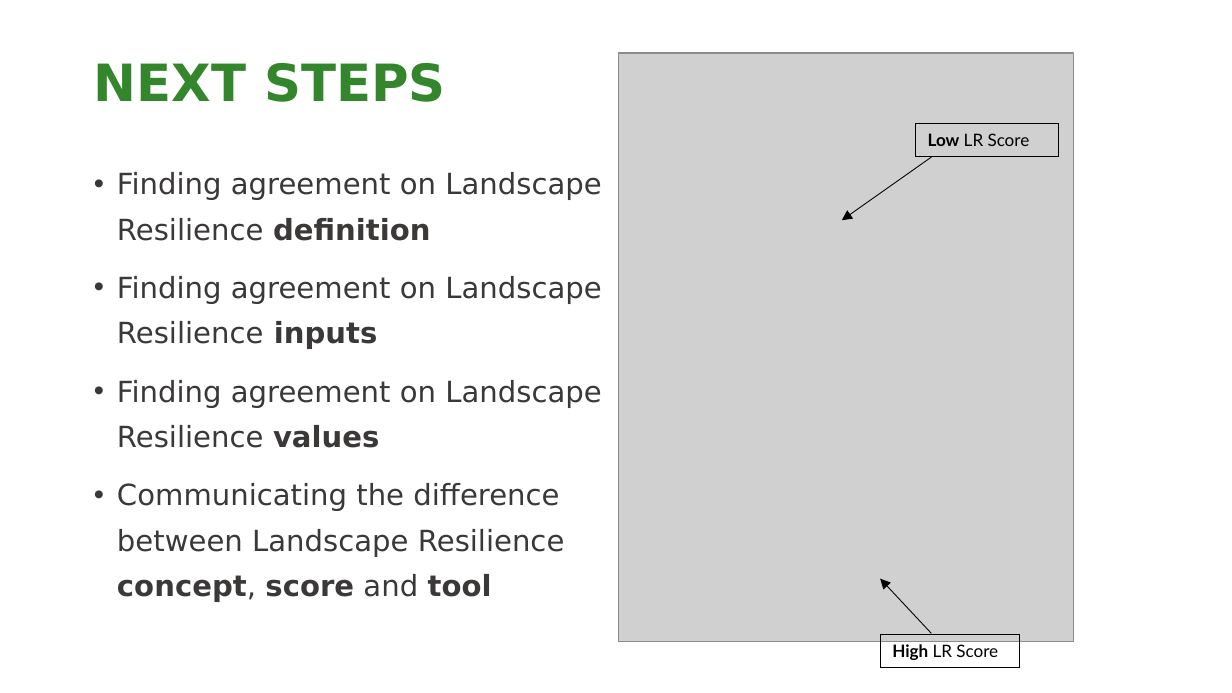
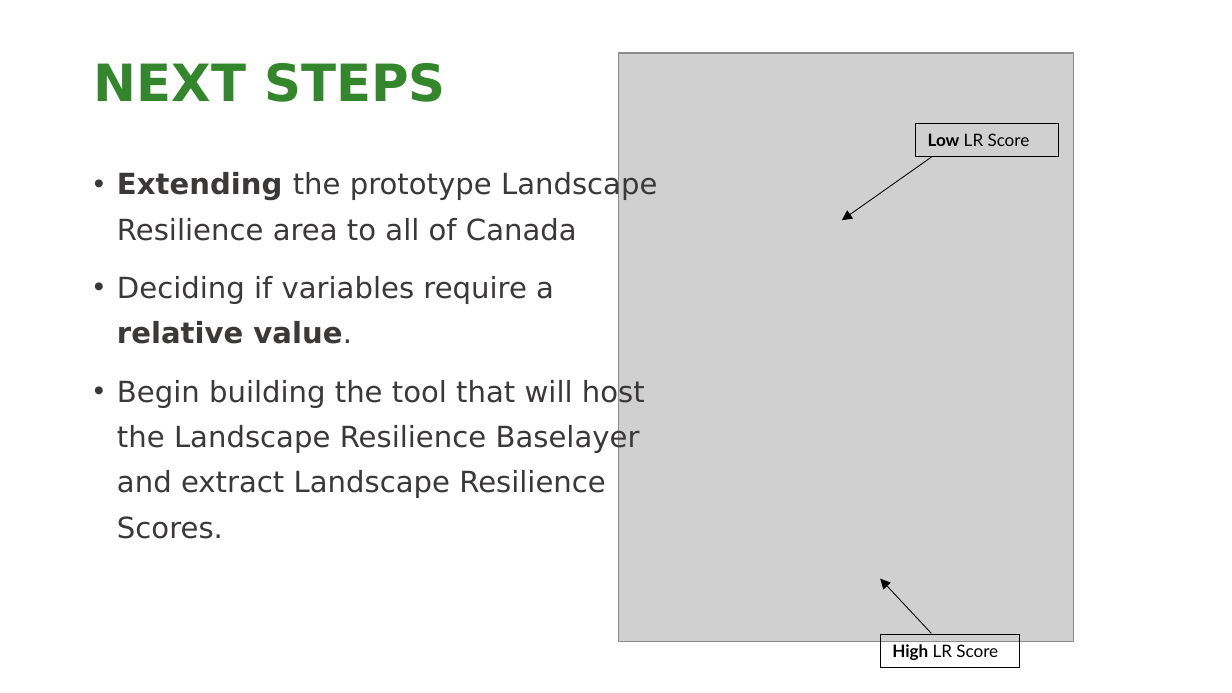
Before and after one commit to NCC-CNC/RI-proto, a slide deck: slide 19 of www/LANDSCAPE_RESILIENCE.pptx. Drawn at 1232x693 pixels with LibreOffice and Linux fonts; fonts in the diff are those of the drawing; grey boxes stand for pictures; background and template pictures are left out. Boxes give left, top, right and bottom in pixels: in the first picture for what was removed or moved away, otherwise in the second. Text is boxed around its words. In the diff, an @@ line names an element or a change of style, - is before the commit and + after.

```diff
--- a/www/LANDSCAPE_RESILIENCE.pptx
+++ b/www/LANDSCAPE_RESILIENCE.pptx
@@ text at box(117, 171, 657, 539): text changed @@
-• Finding agreement on Landscape Resilience definition
-• Finding agreement on Landscape Resilience inputs
-• Finding agreement on Landscape Resilience values
-• Communicating the difference between Landscape Resilience concept, score and tool
+• Extending the prototype Landscape Resilience area to all of Canada
+• Deciding if variables require a relative value.
+• Begin building the tool that will host the Landscape Resilience Baselayer and extract Landscape Resilience Scores.
```
Also in this commit, not shown: 9 other slides changed, 1 other file.
